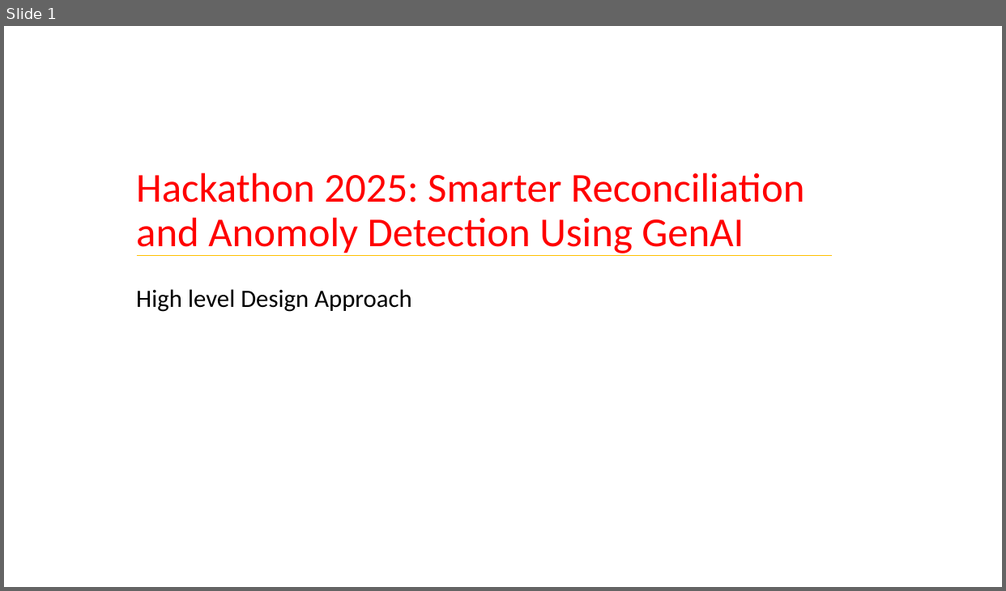
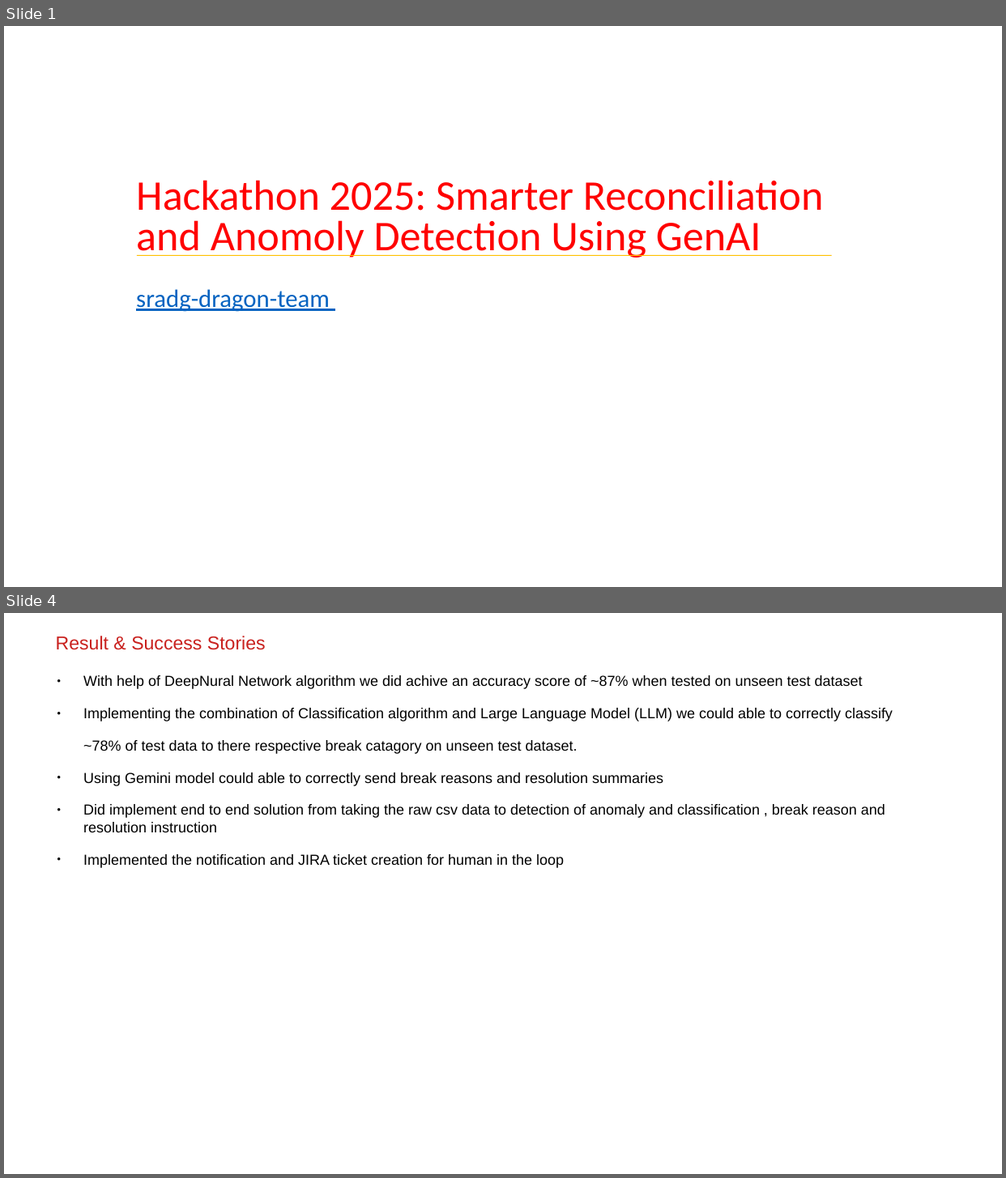
Before and after one commit to ewfx/sradg-dragon-team, a slide deck: artifacts/arch/Design_Approach_Smarter Reconcillation and Anomoly Detection Using GenAI_V1.1.pptx. Shown one above the other, each under a label of ours: slide 1 before the commit, slides 1 and 4 after it; the slides between them are not shown. The pictures are 1006x591 and 1006x1178 pixels, drawn with LibreOffice and Linux fonts; fonts in the diff are those of the drawing. Boxes give left, top, right and bottom in pixels: in the first picture for what was removed or moved away, otherwise in the second. Text is boxed around its words. In the diff, an @@ line names an element or a change of style, - is before the commit and + after.

Commit message:
added ppt for smart reconciliation and anomaly detection system

```diff
--- a/artifacts/arch/Design_Approach_Smarter Reconcillation and Anomoly Detection Using GenAI_V1.1.pptx
+++ b/artifacts/arch/Design_Approach_Smarter Reconcillation and Anomoly Detection Using GenAI_V1.1.pptx
@@ slide 4 added at (4, 613, 1002, 1174), background #FFFFFF @@
@@ text added at (56, 636, 266, 650), 18 pt, text #C9211E @@
+Result & Success Stories
@@ text added at (83, 675, 893, 868), 14 pt, text #000000 @@
+● With help of DeepNural Network algorithm we did achive an accuracy score of ~87% when tested on unseen test dataset
+● Implementing the combination of Classification algorithm and Large Language Model (LLM) we could able to correctly classify
+~78% of test data to there respective break catagory on unseen test dataset.
+● Using Gemini model could able to correctly send break reasons and resolution summaries
+● Did implement end to end solution from taking the raw csv data to detection of anomaly and classification , break reason and resolution instruction
+● Implemented the notification and JIRA ticket creation for human in the loop
@@ slide 1 changed as well @@
@@ title "Hackathon 2025: Smarter Reconciliation and ..." at (136, 180, 823, 258): size 39.6 to 40.7 pt; line spacing 0.9 to 0.8 @@
@@ subtitle at (136, 289, 330, 312): text changed; text colour #000000 to #0563C1 @@
-High level Design Approach
+sradg-dragon-team
```
Also in this commit, not shown: 1 other slide changed, 3 other slides added, 3 slides removed, 1 other file.
